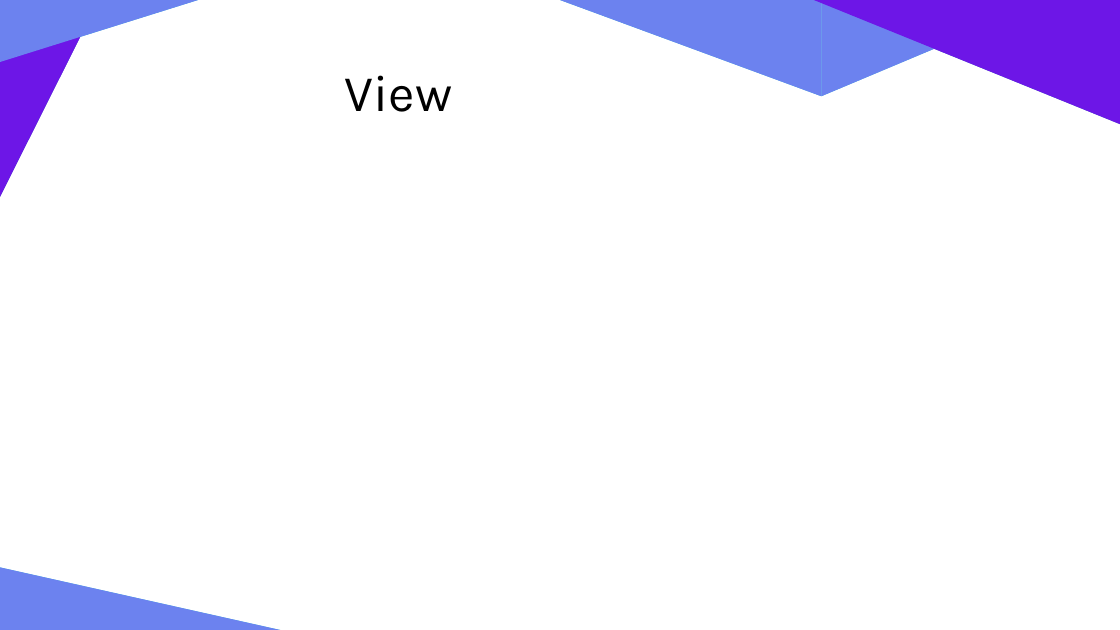
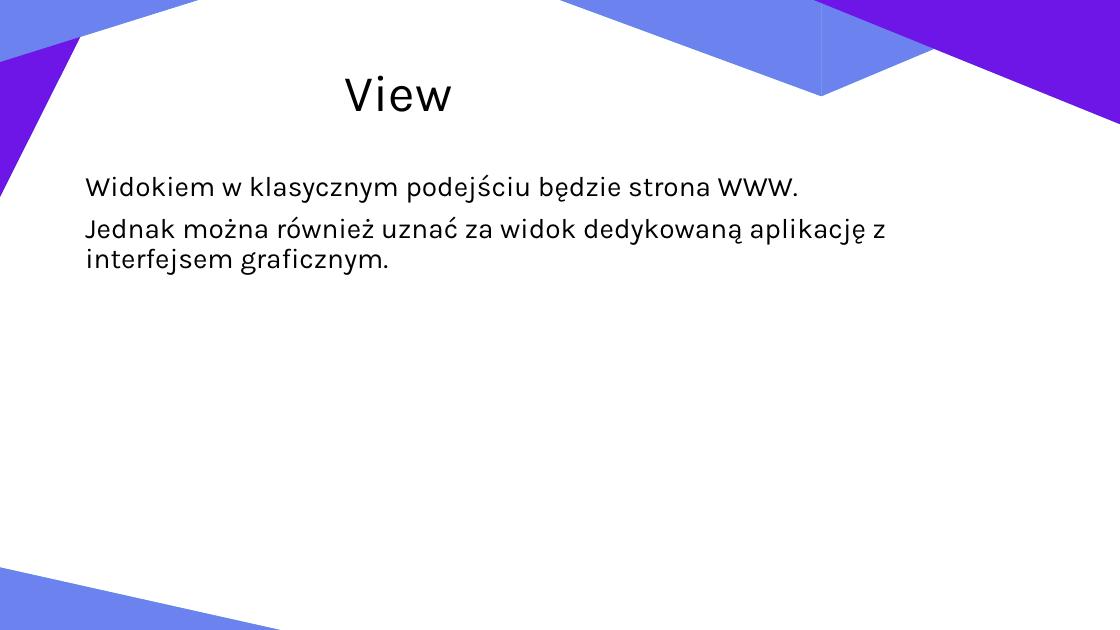
Before and after one commit to zlociu/ASPNET-TIWPR-LAB, a slide deck: slide 8 of ASPNET.pptx. Drawn at 1120x630 pixels with LibreOffice and Linux fonts; fonts in the diff are those of the drawing. Boxes give left, top, right and bottom in pixels: in the first picture for what was removed or moved away, otherwise in the second. Text is boxed around its words. In the diff, an @@ line names an element or a change of style, - is before the commit and + after.

Commit message:
Update presentation

```diff
--- a/ASPNET.pptx
+++ b/ASPNET.pptx
@@ text added at bbox=[85, 175, 886, 274], 24 pt, text #000000 @@
+Widokiem w klasycznym podejściu będzie strona WWW.
+Jednak można również uznać za widok dedykowaną aplikację z interfejsem graficznym.
```
Also in this commit, not shown: 10 other slides changed, 4 slides added, 4 slides removed.
